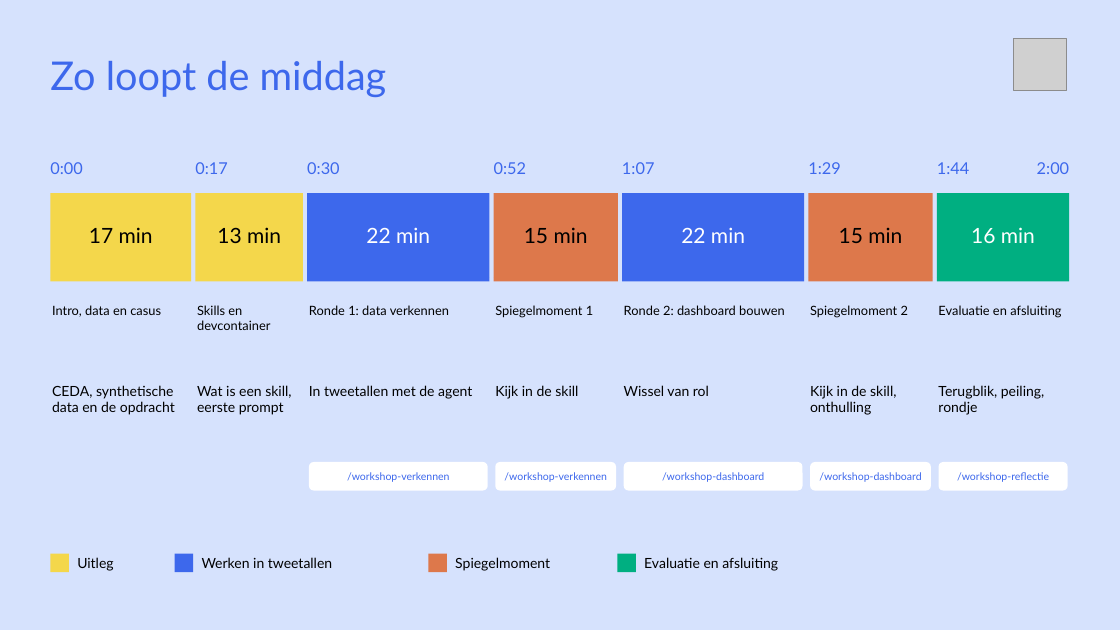
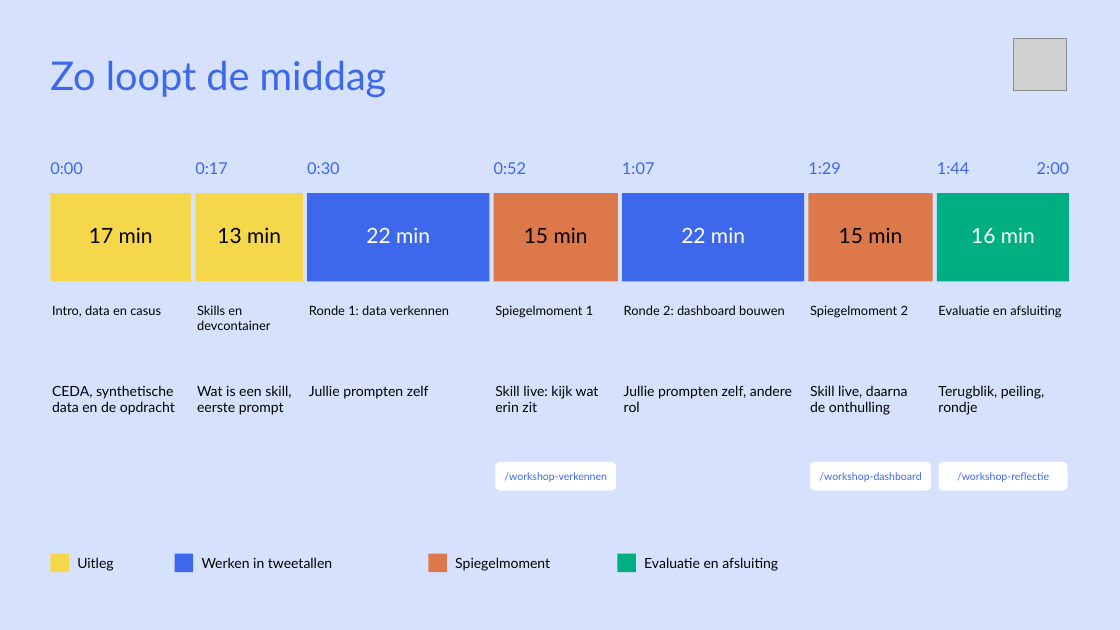
Before and after one commit to cedanl/clidev-presentaties, a slide deck: slide 3 of workshop-rad/exports/261005_workshop_rad_uitvoering.pptx. Drawn at 1120x630 pixels with LibreOffice and Linux fonts; fonts in the diff are those of the drawing; grey boxes stand for pictures. Boxes give left, top, right and bottom in pixels: in the first picture for what was removed or moved away, otherwise in the second. Text is boxed around its words. In the diff, an @@ line names an element or a change of style, - is before the commit and + after.

```diff
--- a/workshop-rad/exports/261005_workshop_rad_uitvoering.pptx
+++ b/workshop-rad/exports/261005_workshop_rad_uitvoering.pptx
@@ text at <box>309,385,429,399</box>: text changed @@
-In tweetallen met de agent
+Jullie prompten zelf
@@ text at <box>495,385,599,412</box>: text changed @@
-Kijk in de skill
+Skill live: kijk wat erin zit
@@ text at <box>624,385,792,412</box>: text changed @@
-Wissel van rol
+Jullie prompten zelf, andere rol
@@ text at <box>810,385,908,415</box>: text changed @@
-Kijk in de skill, onthulling
+Skill live, daarna de onthulling
@@ rounded rectangle removed at <box>309,462,488,491</box> @@
-/workshop-verkennen
@@ rounded rectangle removed at <box>624,462,803,491</box> @@
-/workshop-dashboard
```
Also in this commit, not shown: 4 other slides changed, 1 slide added, 1 slide removed, 4 other files.
